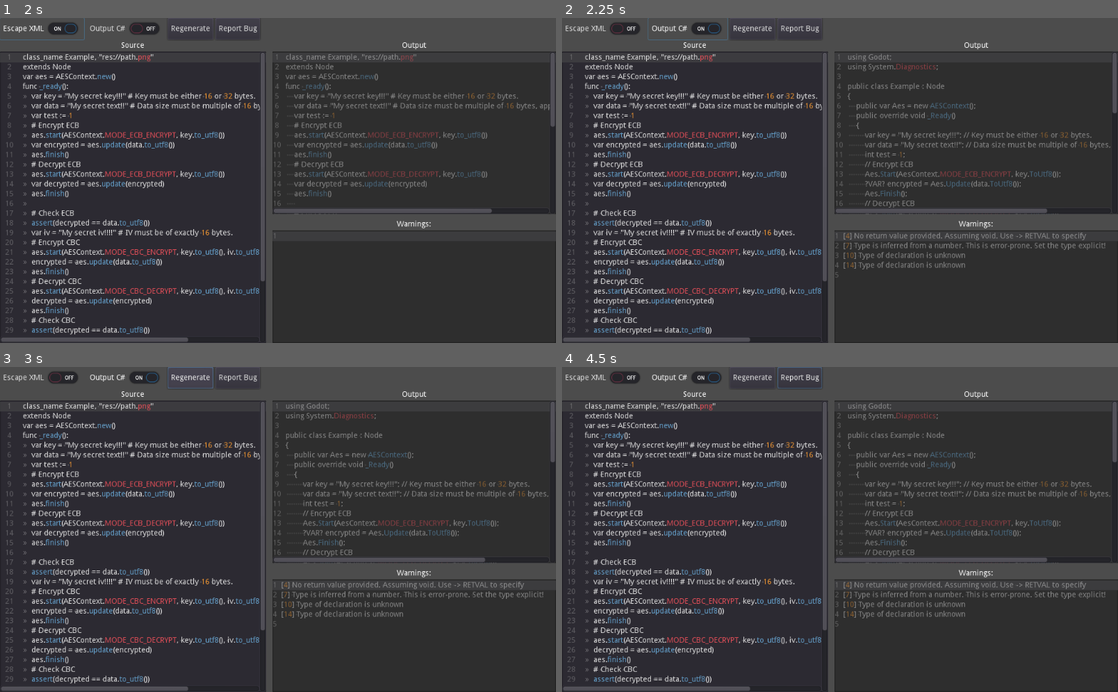
Above: before the commit, frames 1-4 (two rows, left to right).
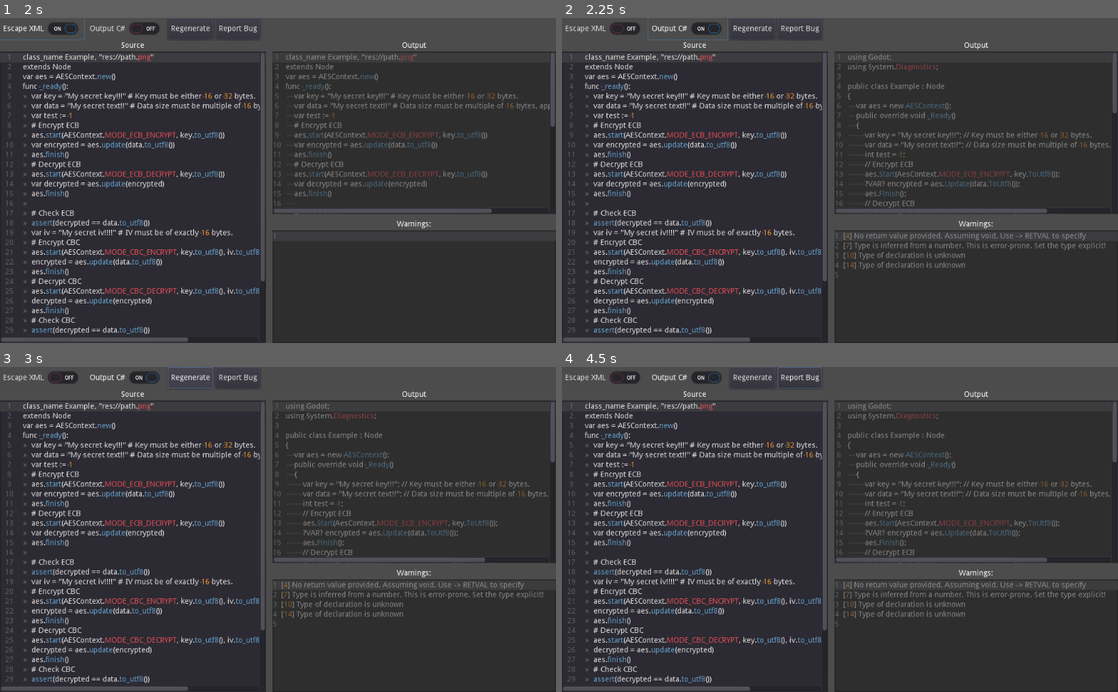
Above: after the commit, the same moments.

Repository: HaSa1002/codetranslator
Game: Godot game, scene res://Translator.tscn
Two runs of this game, one before a commit and one after it. Both use one fixed random seed, a clock stepped at 60 frames per second and the inputs below.
Inputs:
- Up to frame 1 (2 s): click "OK" at 0.5 s; click "Escape XML" at 1.25 s
- Up to frame 2 (2.25 s): click "Output C#" at 2 s
- Up to frame 3 (3 s): click "Regenerate" at 2.75 s
- Up to frame 4 (4.5 s): click "Report Bug" at 3.5 s; click "Browser opend" at 4.25 s

Frame 1 is identical in both runs. In frame 2, 0.7% of the frame differs, in the area x 52-90%, y 26-56%; in frame 3, 0.7%; in frame 4, 0.7%.

Commit message:
Add Support for bools and fix return values

Diff:
--- a/Translator.gd
+++ b/Translator.gd
@@ -70,6 +70,13 @@
 const remap_methods = {
 	"assert": "Debug.Assert",
 	"print": "GD.Print",
+	"abs": "Mathf.Abs",
+	"acos": "Mathf.Acos",
+	"asin": "Mathf.Asin",
+	"atan": "Mathf.Atan",
+	"atan2": "Mathf.Atan2",
+	"min": "Mathf.Min",
+
 }
 
 
@@ -169,7 +176,7 @@
 			comment = l.split("#")[1]
 			l = l.split("#")[0]
 		if _is_declaration(l):
-			output += _parse_declaration(current_line, indent == 1, l, \
+			output += _parse_declaration(current_line, indent == 0, l, \
 				global_scope_vars, local_vars[indent], local_vars, usings)
 			l = ""
 		if _is_function_declaration(l):
@@ -463,9 +470,15 @@
 func _is_remapped_method(method: String) -> bool:
 	return method in remap_methods
 
-
+## Returns true if string is presumably a constant
+## THIS_IS_A_CONSTANT
 func _is_constant(string: String) -> bool:
 	return string.casecmp_to(string.to_upper()) == 0
+
+
+## Returns true if string is "true" or "false"
+func _is_bool_exp(string: String) -> bool:
+	return string in ["true", "false"]
 
 
 ### 						Get Parser						  ###
@@ -505,6 +518,8 @@
 				else:
 					type = default_split[0]
 					default_value = ""
+			else:
+				type = split[1].strip_edges()
 	elif string.count("=") > 0:
 		var split := string.split("=")
 		if split.size() > 1:
@@ -546,7 +561,7 @@
 	var arrow := string.find("->") + 2
 	if arrow == 1:
 		return ""
-	var colon := string.find(":")
+	var colon := string.find_last(":")
 	if colon == -1:
 		colon += arrow
 	return string.substr(arrow, colon - arrow).strip_edges()
@@ -698,9 +713,9 @@
 				result += i[1]
 				previous = "string"
 				pass
-			"int", "float":
+			"int", "float", "bool":
 				result += i[1]
-				previous = "int/float"
+				previous = "int/float/bool"
 			"const":
 				if previous in place_dot:
 					result += "."
@@ -777,10 +792,12 @@
 		elif string.is_valid_float():
 			res.push_back(["float", string])
 			string = ""
-
+		elif _is_bool_exp(string):
+			res.push_back(["bool", string])
+			string = ""
 		elif _is_method(string):
 			var method_brace_l = string.find("(")
-			var method_brace_r = string.find(")")
+			var method_brace_r = string.find_last(")")
 			var m = ["method", string.substr(0, method_brace_l), []]
 			var last_comma = method_brace_l + 1
 			var comma = string.find(",", last_comma)
@@ -789,13 +806,17 @@
 				if !s.empty():
 					m[2].push_back(_parse_statement(line, s))
 				last_comma = comma + 1
+				# Insert a(1, b(...), 2) detection logic here and afterwards
+				# delete the rstrip at the bottom
+				# use a comma stack here an process commas, and braces more often
+				var test_brace_l = string.find("(", last_comma)
 				comma = string.find(",", last_comma)
 				if comma < method_brace_r:
 					method_brace_r = string.find(")", comma)
 			var length = method_brace_r
 			if length != -1:
 				length -= last_comma
-			var s = string.substr(last_comma, length).strip_edges()
+			var s = string.substr(last_comma, length).strip_edges().rstrip(")")
 			if !s.empty():
 				m[2].push_back(_parse_statement(line, s))
 			if method_brace_r != -1:
